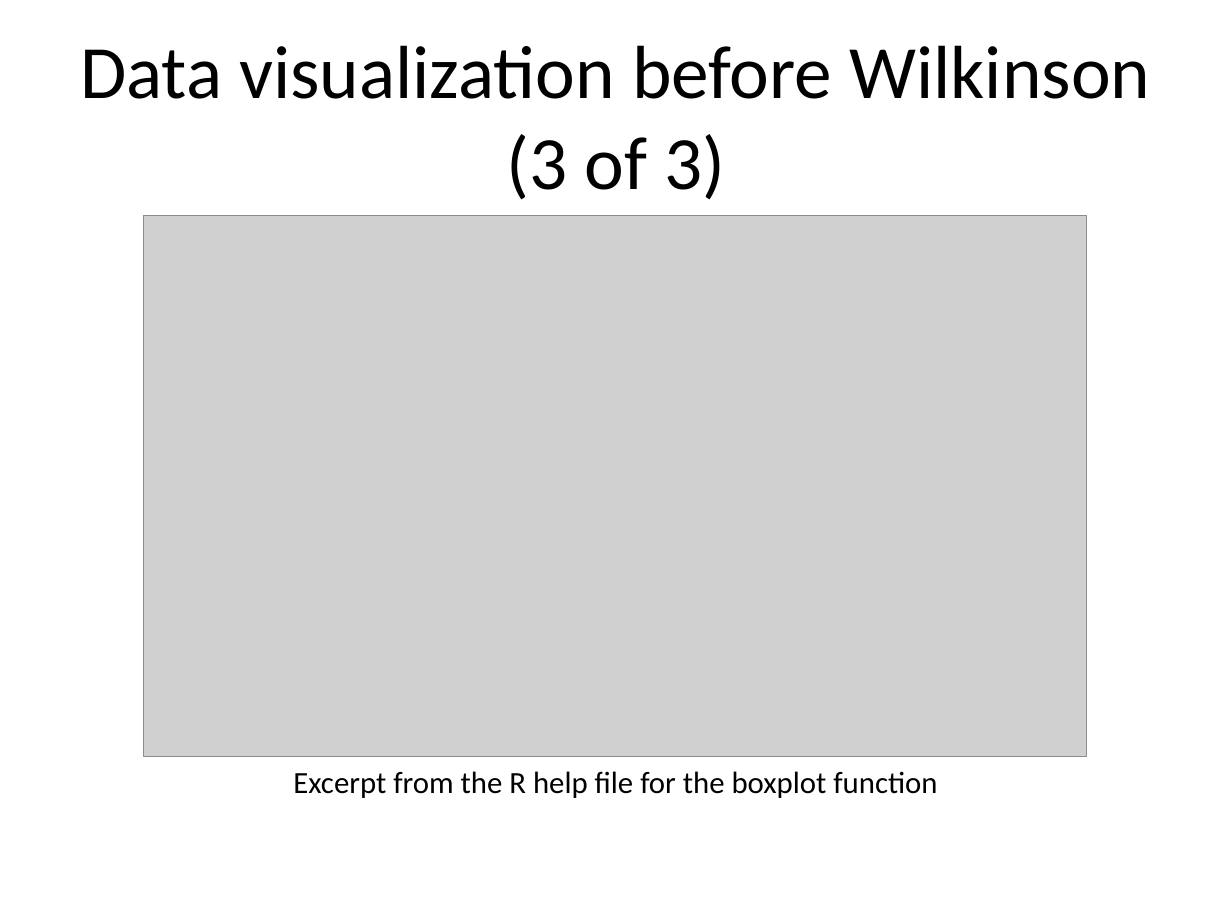
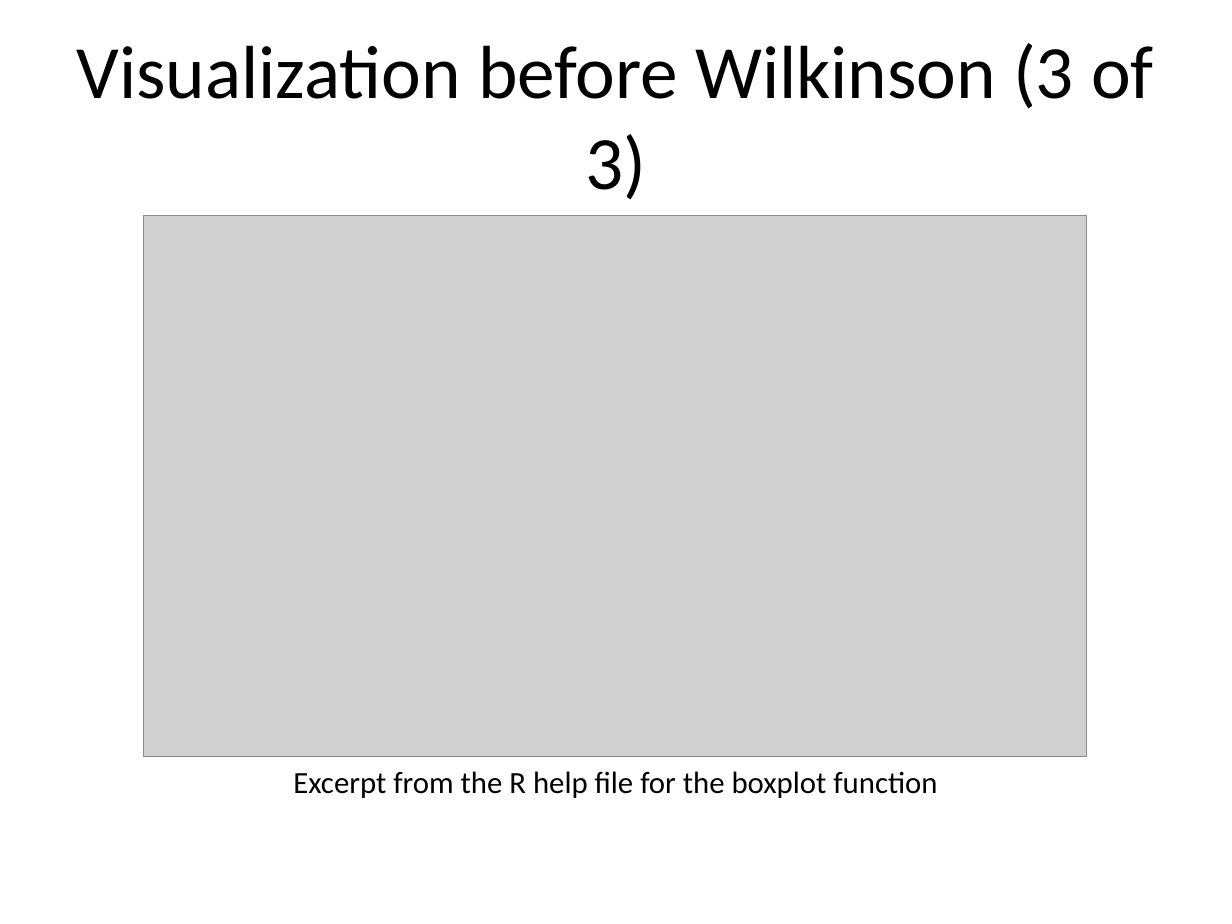
Before and after one commit to pmean/data-visualization, a slide deck: slide 19 of src/data-visualization.pptx (slide 16 before the commit). Drawn at 1232x924 pixels with LibreOffice and Linux fonts; fonts in the diff are those of the drawing; grey boxes stand for pictures. Boxes give left, top, right and bottom in pixels: in the first picture for what was removed or moved away, otherwise in the second. Text is boxed around its words. In the diff, an @@ line names an element or a change of style, - is before the commit and + after.

```diff
--- a/src/data-visualization.pptx
+++ b/src/data-visualization.pptx
@@ title at [77, 43, 1154, 200]: text changed @@
-Data visualization before Wilkinson (3 of 3)
+Visualization before Wilkinson (3 of 3)
```
Also in this commit, not shown: 2 other slides changed, 15 slides added, 4 other files.
